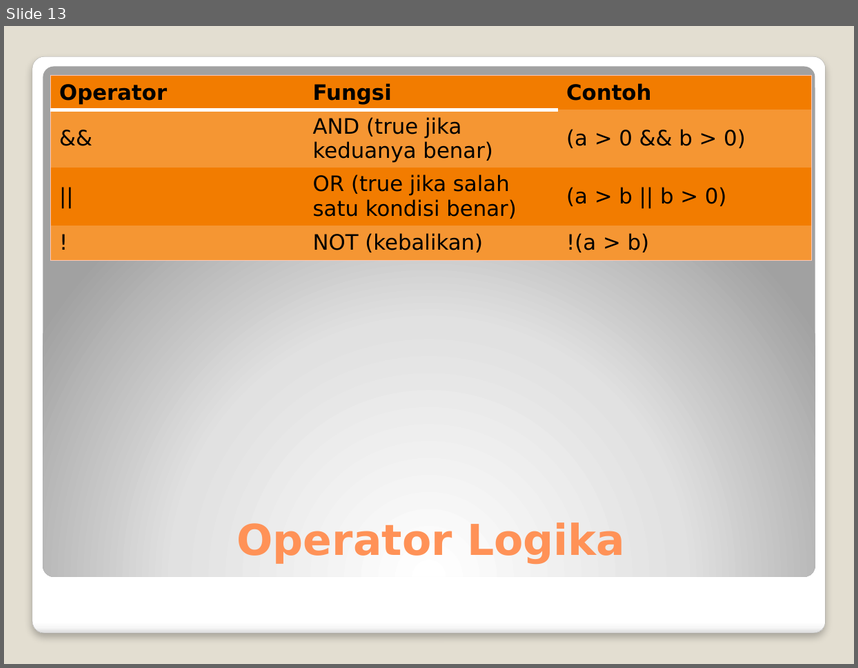
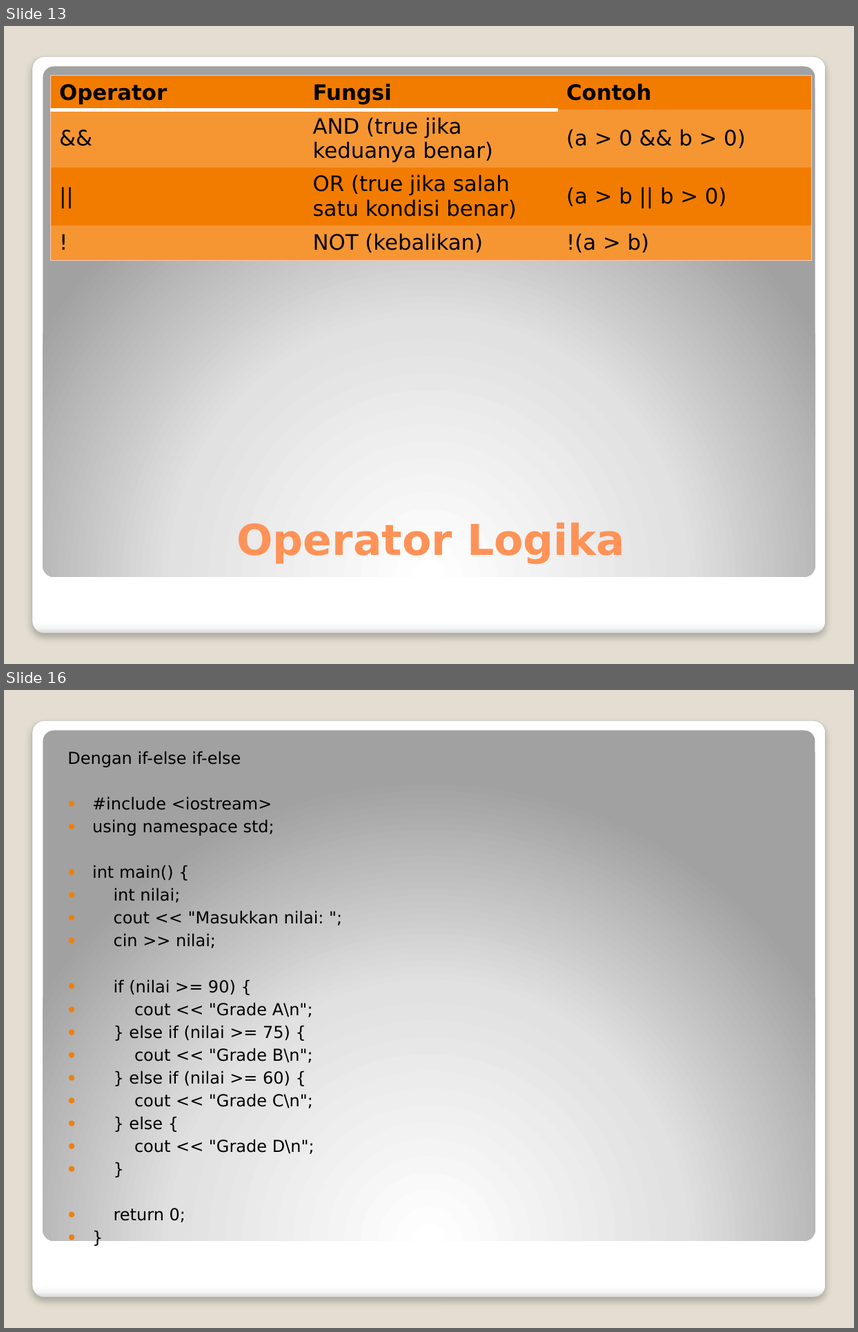
Before and after one commit to Luth-Badila/Cpp-dasar, a slide deck: C++ Dasar.pptx. Shown one above the other, each under a label of ours: slide 13 before the commit, slides 13 and 16 after it; the slides between them are not shown. The pictures are 858x668 and 858x1332 pixels, drawn with LibreOffice and Linux fonts; fonts in the diff are those of the drawing. Boxes give left, top, right and bottom in pixels: in the first picture for what was removed or moved away, otherwise in the second. Text is boxed around its words. In the diff, an @@ line names an element or a change of style, - is before the commit and + after.

```diff
--- a/C++ Dasar.pptx
+++ b/C++ Dasar.pptx
@@ slide 16 added at bbox=[4, 690, 854, 1328], background #E3DED1; not listed: 2 template elements that a slide beside it also shows @@
@@ text added at bbox=[67, 751, 324, 1222], 14 pt, text #000000 @@
+Dengan if-else if-else
+● #include <iostream>
+● using namespace std;
+● int main() {
+● int nilai;
+● cout << "Masukkan nilai: ";
+● cin >> nilai;
+● if (nilai >= 90) {
+● cout << "Grade A\n";
+● } else if (nilai >= 75) {
+● cout << "Grade B\n";
+● } else if (nilai >= 60) {
+● cout << "Grade C\n";
+● } else {
+● cout << "Grade D\n";
+● }
+● return 0;
+● }
```
Also in this commit, not shown: 1 slide changed, 7 other slides added.
